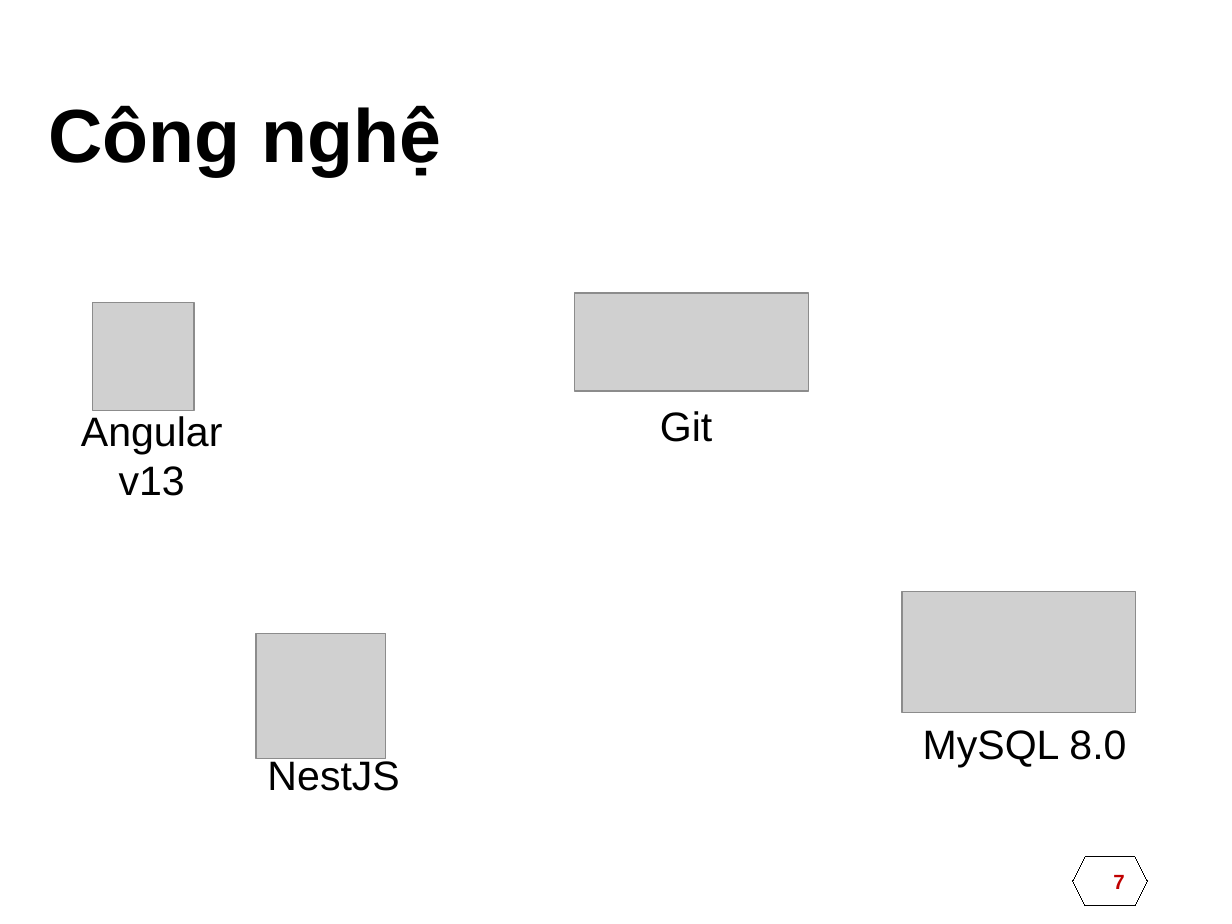
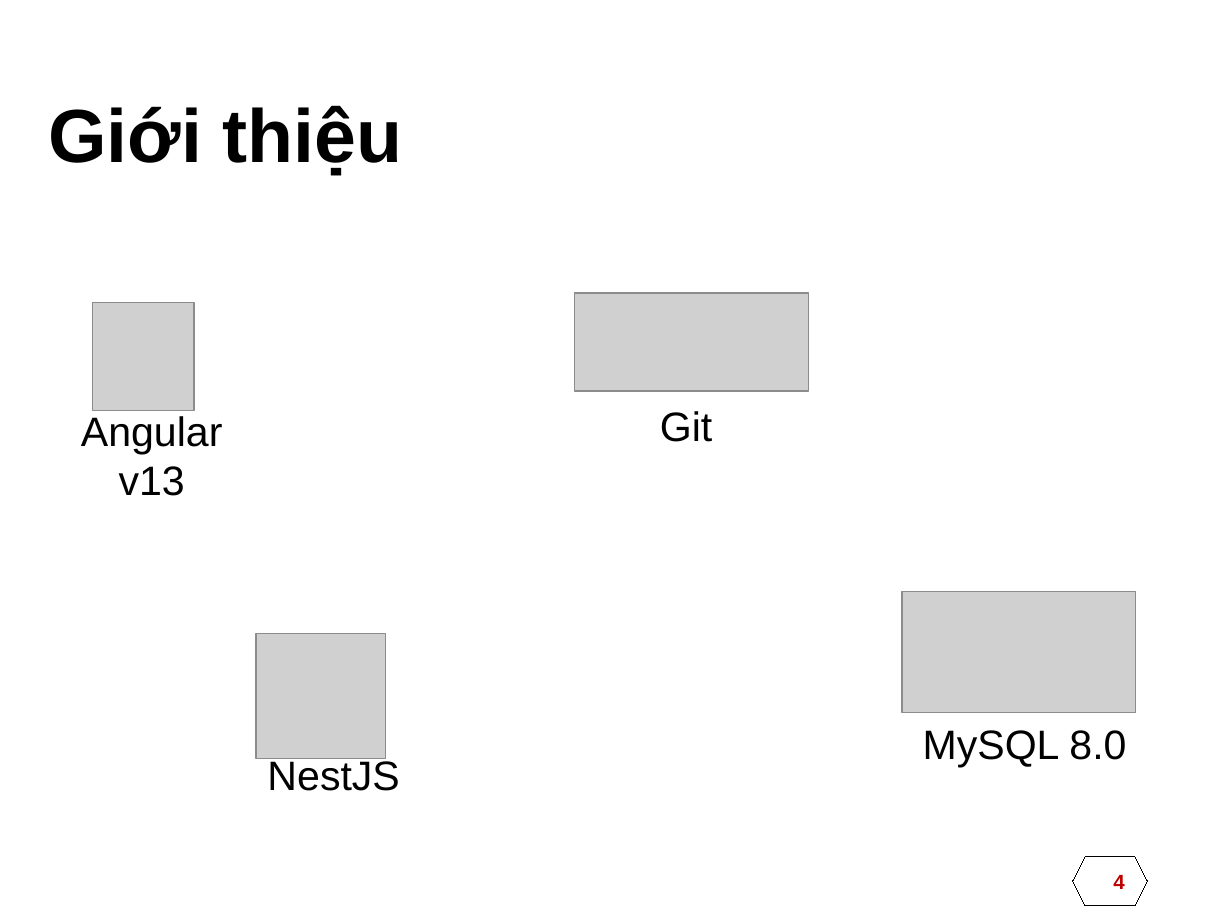
Before and after one commit to huytd-it/itconnect.pw, a slide deck: slide 4 of documents/DATN.pptx (slide 7 before the commit). Drawn at 1232x924 pixels with LibreOffice and Linux fonts; fonts in the diff are those of the drawing; grey boxes stand for pictures; background and template pictures are left out. Boxes give left, top, right and bottom in pixels: in the first picture for what was removed or moved away, otherwise in the second. Text is boxed around its words. In the diff, an @@ line names an element or a change of style, - is before the commit and + after.

```diff
--- a/documents/DATN.pptx
+++ b/documents/DATN.pptx
@@ title at [48, 105, 403, 176]: text changed @@
-Công nghệ
+Giới thiệu
@@ page number at [1113, 875, 1124, 889]: text changed @@
-7
+4
```
Also in this commit, not shown: 3 other slides changed, 1 slide added, 3 slides removed, 25 other files.
